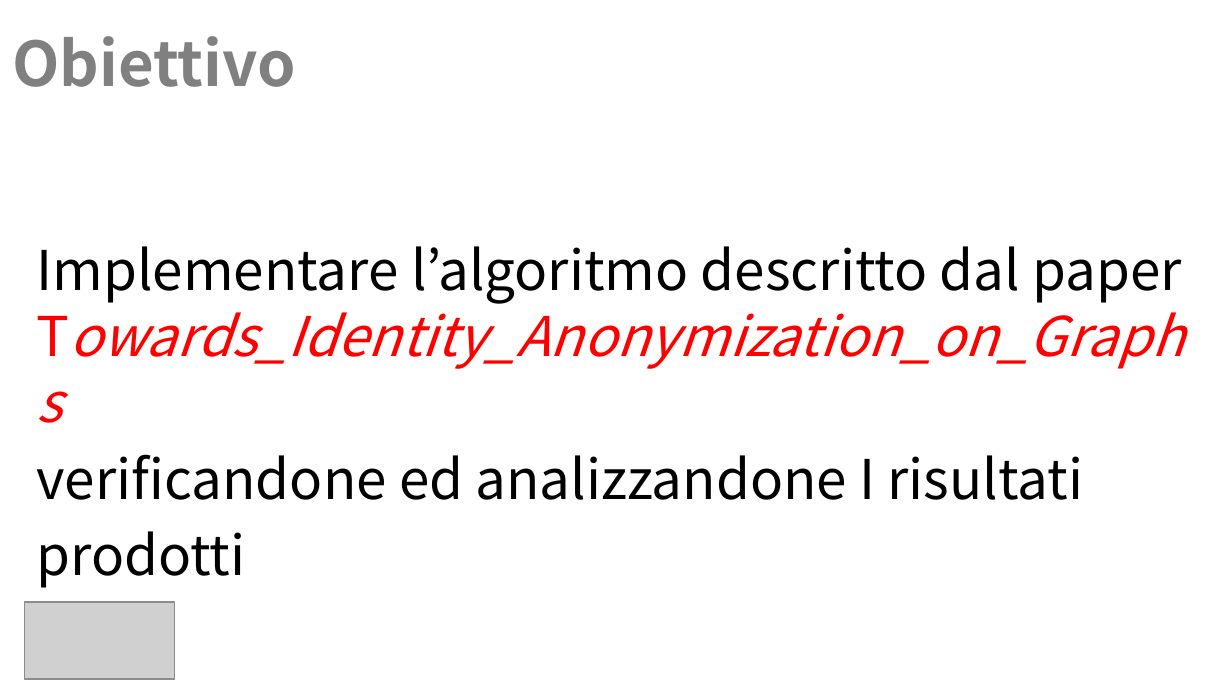
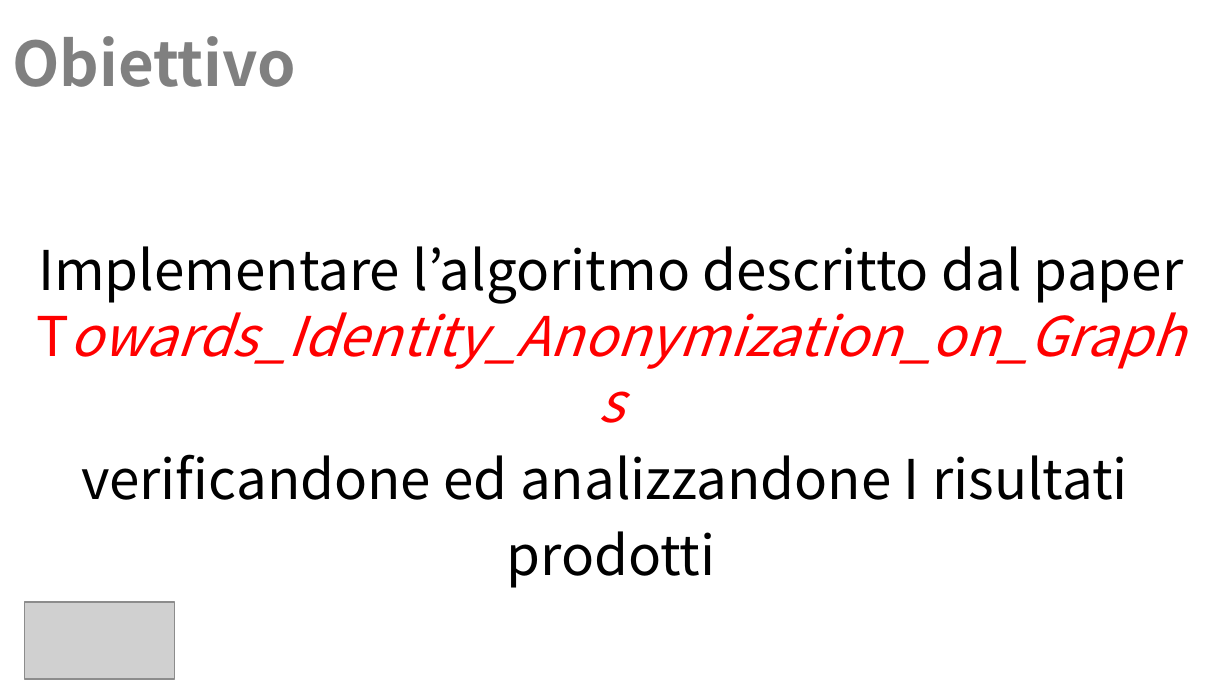
Before and after one commit to Navypowder/DP-P-project, a slide deck: slide 2 of Presentation/Towards_Identity_Anonymization_on_graph(K-degree anonymization).pptx. Drawn at 1232x693 pixels with LibreOffice and Linux fonts; fonts in the diff are those of the drawing; grey boxes stand for pictures; background and template pictures are left out. Boxes give left, top, right and bottom in pixels: in the first picture for what was removed or moved away, otherwise in the second. Text is boxed around its words. In the diff, an @@ line names an element or a change of style, - is before the commit and + after.

```diff
--- a/Presentation/Towards_Identity_Anonymization_on_graph(K-degree anonymization).pptx
+++ b/Presentation/Towards_Identity_Anonymization_on_graph(K-degree anonymization).pptx
@@ text "Implementare l’algoritmo descritto dal paper ..." at [38,246,1184,588]: alignment left to centre @@
```
Also in this commit, not shown: 4 other slides changed.
